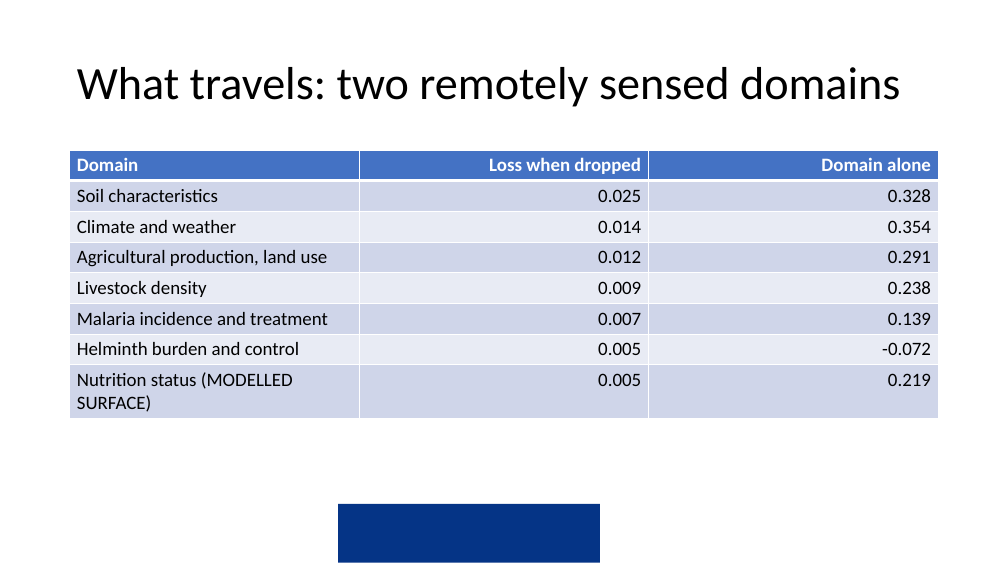
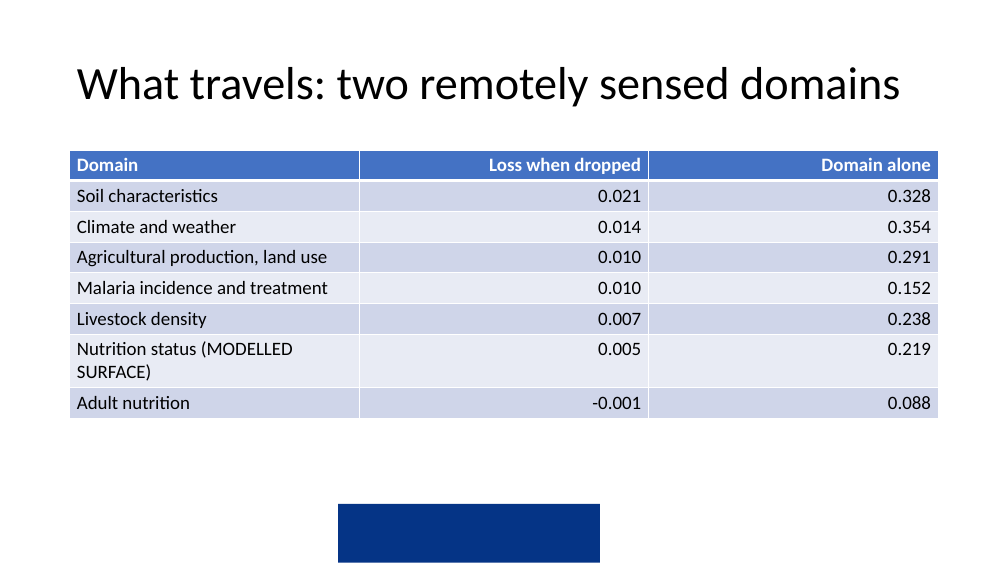
Before and after one commit to amertens/mn-prediction, a slide deck: slide 18 of docs/slides/MN-proxy-Ghana-presentation-2026-09.pptx. Drawn at 1008x567 pixels with LibreOffice and Linux fonts; fonts in the diff are those of the drawing; background and template pictures are left out. Boxes give left, top, right and bottom in pixels: in the first picture for what was removed or moved away, otherwise in the second. Text is boxed around its words. In the diff, an @@ line names an element or a change of style, - is before the commit and + after.

```diff
--- a/docs/slides/MN-proxy-Ghana-presentation-2026-09.pptx
+++ b/docs/slides/MN-proxy-Ghana-presentation-2026-09.pptx
@@ table at <box>70,150,938,510</box> @@
-row 2, column 2: 0.025
+row 2, column 2: 0.021
-row 4: Agricultural production, land use | 0.012 | 0.291
-row 5: Livestock density | 0.009 | 0.238
-row 6: Malaria incidence and treatment | 0.007 | 0.139
-row 7: Helminth burden and control | 0.005 | -0.072
+row 4: Agricultural production, land use | 0.010 | 0.291
+row 5: Malaria incidence and treatment | 0.010 | 0.152
+row 6: Livestock density | 0.007 | 0.238
+row 8: Adult nutrition | -0.001 | 0.088
```
Also in this commit, not shown: 10 other slides changed, 55 other files.
